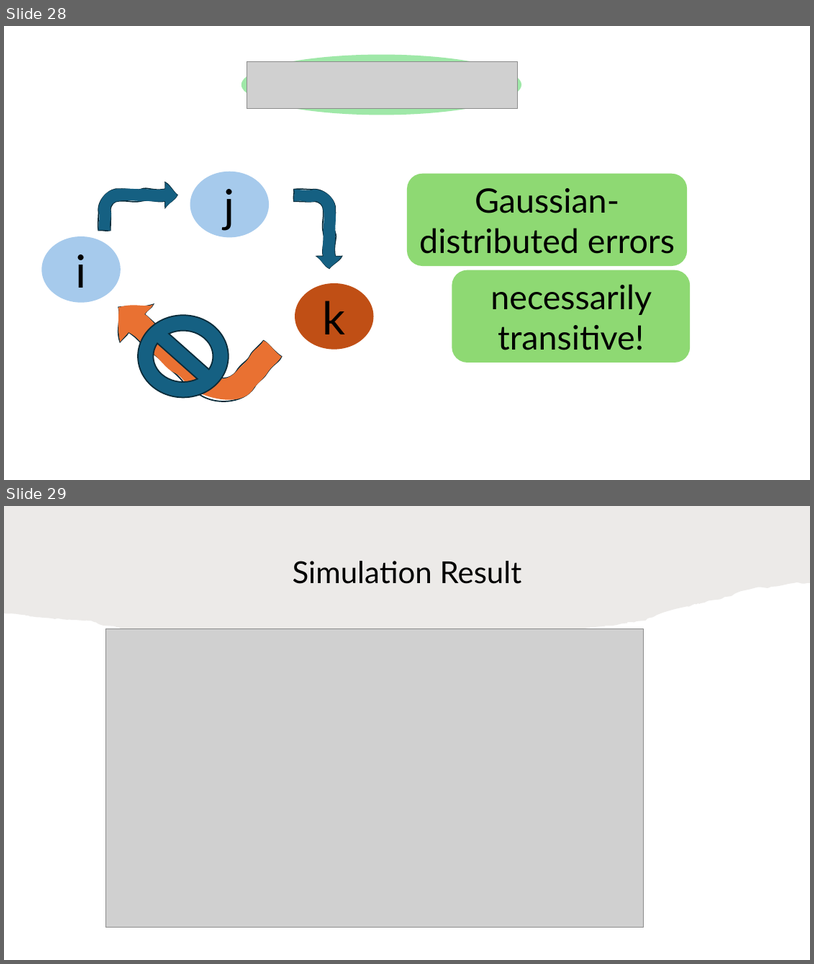
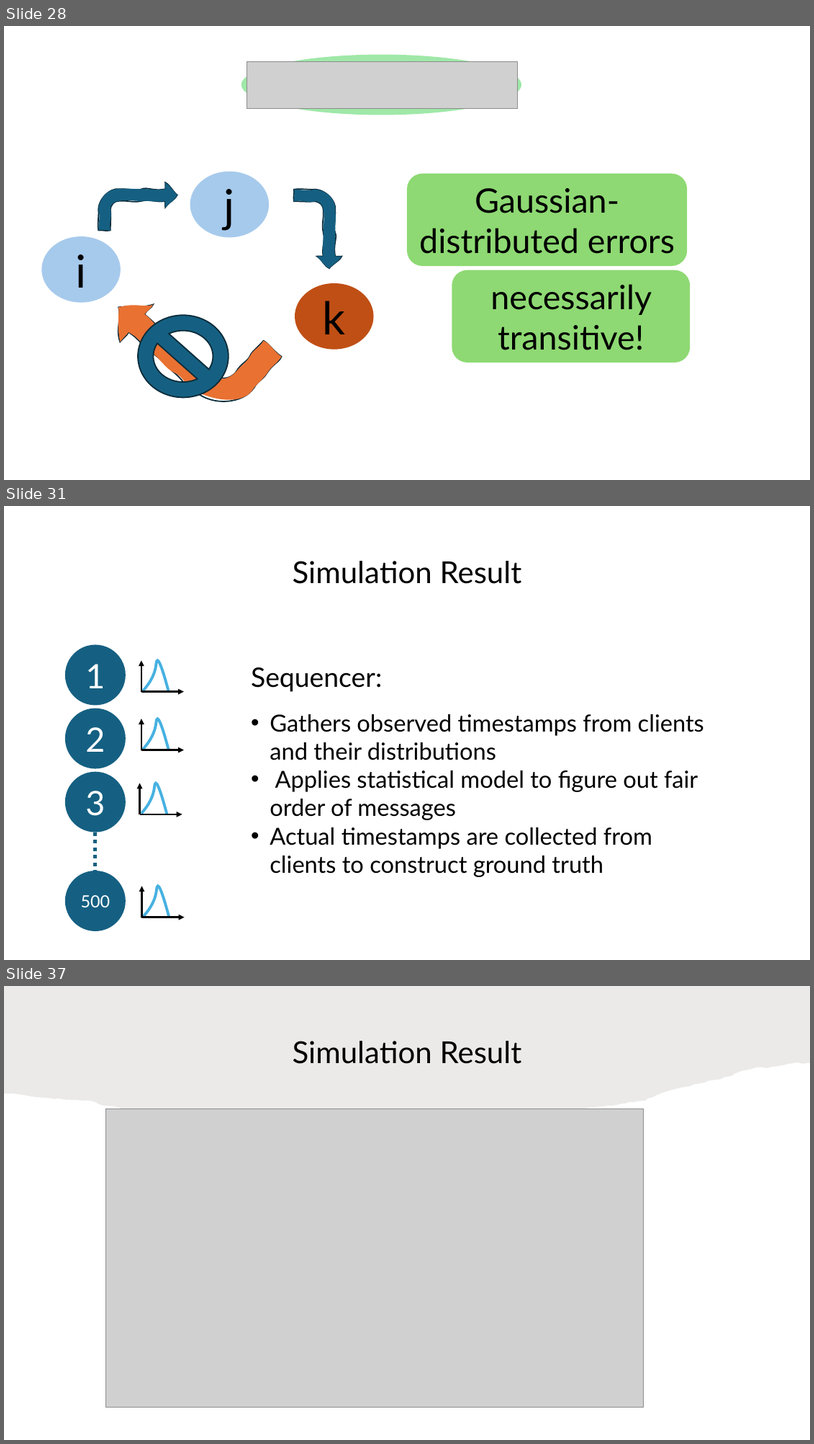
Before and after one commit to HaseebLUMS/Onyx-Presentation, a slide deck: tommy_hotnets_v2.pptx. Shown one above the other, each under a label of ours: slides 28 and 29 before the commit, slides 28, 31 and 37 after it; the slides between them are not shown. The pictures are 814x964 and 814x1444 pixels, drawn with LibreOffice and Linux fonts; fonts in the diff are those of the drawing; grey boxes stand for pictures. Boxes give left, top, right and bottom in pixels: in the first picture for what was removed or moved away, otherwise in the second. Text is boxed around its words. In the diff, an @@ line names an element or a change of style, - is before the commit and + after.

```diff
--- a/tommy_hotnets_v2.pptx
+++ b/tommy_hotnets_v2.pptx
@@ slide 31 added at (4, 506, 810, 960), background #FFFFFF @@
@@ title added at (293, 561, 522, 584), 36 pt, text #000000 @@
+Simulation Result
@@ ellipse added at (65, 644, 126, 705), fill #156082, 40 pt, text #FFFFFF @@
+1
@@ arrow added from (142, 692) to (142, 660), #000000 2.25 pt @@
@@ freeform shape added at (143, 660, 169, 692), outline #46B1E1 3.3 pt @@
@@ text added at (251, 667, 382, 692), 32 pt, text #000000 @@
+Sequencer:
@@ arrow added from (142, 692) to (184, 692), #000000 2.25 pt @@
@@ ellipse added at (65, 708, 126, 769), fill #156082, 40 pt, text #FFFFFF @@
+2
@@ arrow added from (142, 750) to (142, 718), #000000 2.25 pt @@
@@ freeform shape added at (143, 718, 169, 750), outline #46B1E1 3.3 pt @@
@@ text added at (270, 714, 705, 877), 28 pt, text #000000 @@
+• Gathers observed timestamps from clients and their distributions
+• Applies statistical model to figure out fair order of messages
+• Actual timestamps are collected from clients to construct ground truth
@@ arrow added from (142, 750) to (184, 750), #000000 2.25 pt @@
@@ ellipse added at (65, 772, 126, 832), fill #156082, 40 pt, text #FFFFFF @@
+3
@@ arrow added from (139, 814) to (139, 783), #000000 2.25 pt @@
@@ freeform shape added at (142, 783, 167, 815), outline #46B1E1 3.3 pt @@
@@ arrow added from (139, 814) to (183, 814), #000000 2.25 pt @@
@@ line added from (95, 832) to (95, 870), #156082 4.5 pt dashed @@
@@ ellipse added at (65, 870, 126, 931), fill #156082, 20 pt, text #FFFFFF @@
+500
@@ arrow added from (142, 917) to (142, 886), #000000 2.25 pt @@
@@ freeform shape added at (144, 886, 169, 917), outline #46B1E1 3.3 pt @@
@@ arrow added from (142, 917) to (184, 917), #000000 2.25 pt @@
@@ what was slide 29 is now slide 37 @@
```
Also in this commit, not shown: 1 slide changed, 6 other slides added.
